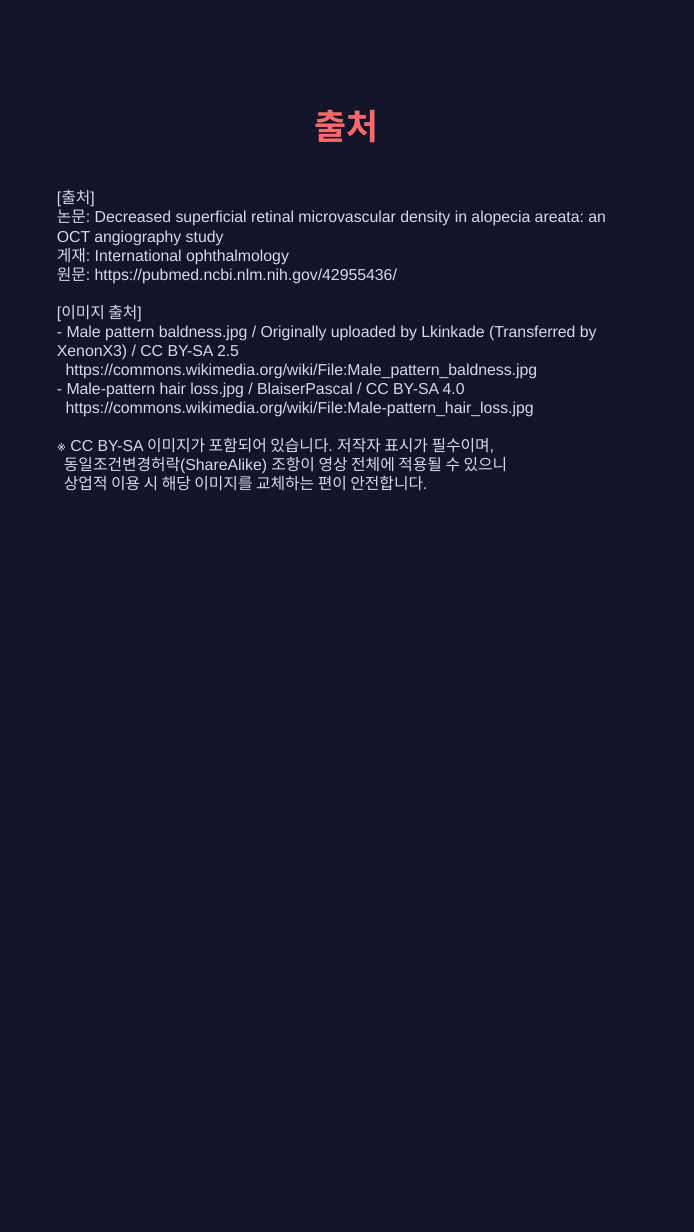
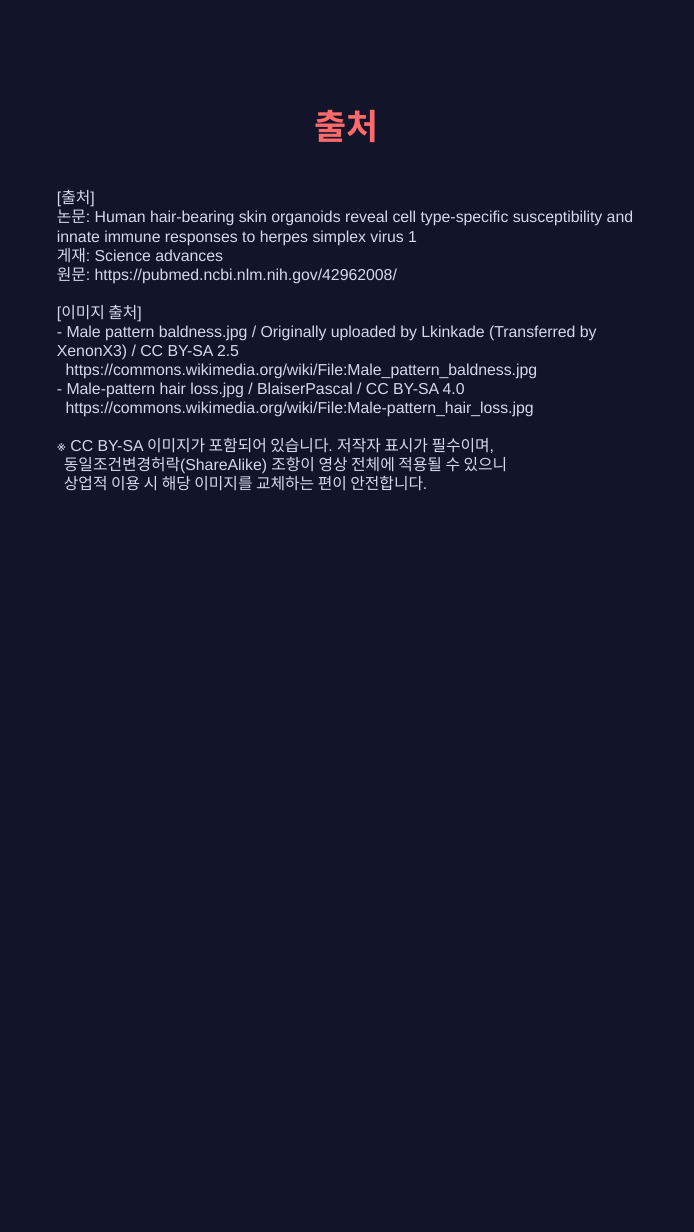
Before and after one commit to hyokang2010-BJ-ANTH/product-builder-test, a slide deck: slide 9 of pwa/data/latest/slides.pptx. Drawn at 694x1232 pixels with LibreOffice and Linux fonts; fonts in the diff are those of the drawing. Boxes give left, top, right and bottom in pixels: in the first picture for what was removed or moved away, otherwise in the second. Text is boxed around its words. In the diff, an @@ line names an element or a change of style, - is before the commit and + after.

```diff
--- a/pwa/data/latest/slides.pptx
+++ b/pwa/data/latest/slides.pptx
@@ text at (57, 191, 633, 491): text changed @@
-[출처]
-논문: Decreased superficial retinal microvascular density in alopecia areata: an OCT angiography study
-게재: International ophthalmology
-원문: https://pubmed.ncbi.nlm.nih.gov/42955436/
-[이미지 출처]
-- Male pattern baldness.jpg / Originally uploaded by Lkinkade (Transferred by XenonX3) / CC BY-SA 2.5
-https://commons.wikimedia.org/wiki/File:Male_pattern_baldness.jpg
-- Male-pattern hair loss.jpg / BlaiserPascal / CC BY-SA 4.0
-https://commons.wikimedia.org/wiki/File:Male-pattern_hair_loss.jpg
-※ CC BY-SA 이미지가 포함되어 있습니다. 저작자 표시가 필수이며,
-동일조건변경허락(ShareAlike) 조항이 영상 전체에 적용될 수 있으니
-상업적 이용 시 해당 이미지를 교체하는 편이 안전합니다.
+[출처]
+논문: Human hair-bearing skin organoids reveal cell type-specific susceptibility and innate immune responses to herpes simplex virus 1
+게재: Science advances
+원문: https://pubmed.ncbi.nlm.nih.gov/42962008/
+[이미지 출처]
+- Male pattern baldness.jpg / Originally uploaded by Lkinkade (Transferred by XenonX3) / CC BY-SA 2.5
+https://commons.wikimedia.org/wiki/File:Male_pattern_baldness.jpg
+- Male-pattern hair loss.jpg / BlaiserPascal / CC BY-SA 4.0
+https://commons.wikimedia.org/wiki/File:Male-pattern_hair_loss.jpg
+※ CC BY-SA 이미지가 포함되어 있습니다. 저작자 표시가 필수이며,
+동일조건변경허락(ShareAlike) 조항이 영상 전체에 적용될 수 있으니
+상업적 이용 시 해당 이미지를 교체하는 편이 안전합니다.
```
Also in this commit, not shown: 3 other slides changed, 3 slides added, 3 slides removed, 26 other files.
